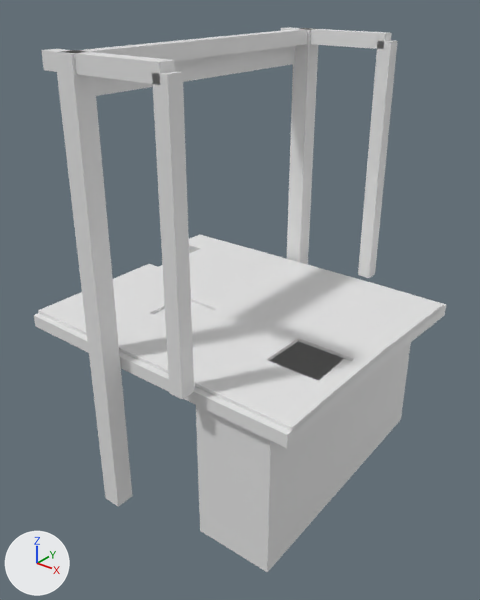
An edit to the glTF model models/hardinxveld-giessendam/hardinxveld-giessendam-brug-6a9da610/hardinxveld-giessendam-brug-6a9da610.glb, drawn before and after from the same camera.
Both versions are drawn from a camera (50 mm lens) standing at (24.7, -30.5, 19.7) and looking at (0.9, -0.6, 1.2). Lighting does not change. The marker at lower left points along +X, +Y and +Z. The picture after the commit comes second.

Script lines for the objects in view, before the commit:
```python
ob_building_balans = bpy.data.objects.new('building:balans', me_balans)
ob_building_balans.location = (0.0, 0.0, 0.0)
ob_building_balans_2 = bpy.data.objects.new('building:balans 2', me_balans_2)
ob_building_balans_2.location = (0.0, 0.0, 0.0)
ob_building_contragewicht = bpy.data.objects.new('building:contragewicht', me_contragewicht)
ob_building_contragewicht.location = (0.0, 0.0, 0.0)
ob_building_hamei = bpy.data.objects.new('building:hamei', me_hamei)
ob_building_hamei.location = (0.0, 0.0, 0.0)
ob_building_hamei_2 = bpy.data.objects.new('building:hamei 2', me_hamei_2)
ob_building_hamei_2.location = (0.0, 0.0, 0.0)
ob_building_hangstang = bpy.data.objects.new('building:hangstang', me_hangstang)
ob_building_hangstang.location = (0.0, 0.0, 0.0)
ob_building_hangstang_2 = bpy.data.objects.new('building:hangstang 2', me_hangstang_2)
ob_building_hangstang_2.location = (0.0, 0.0, 0.0)
ob_building_portaal = bpy.data.objects.new('building:portaal', me_portaal)
ob_building_portaal.location = (0.0, 0.0, 0.0)
ob_road_dek = bpy.data.objects.new('road:dek', me_dek)
ob_road_dek.location = (0.0, 0.0, 0.0)
# also in view: 'road:landhoofd' at (6.8, 0.2, -4.9); 'road:voetpad 2' at (3.0, -2.3, 0.3); 'road:voetpad' at (0.0, 0.0, 0.3)
```
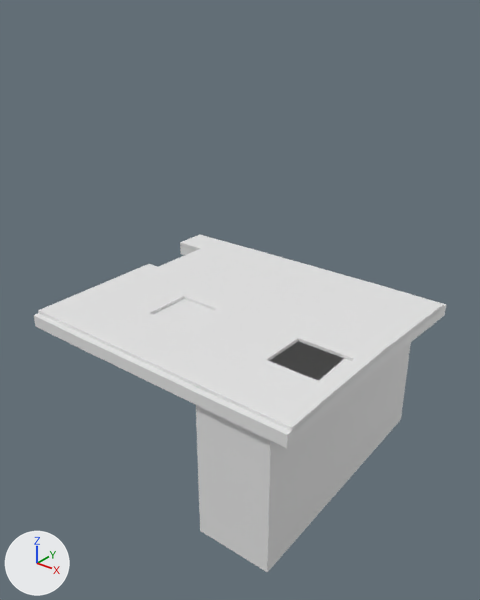
Pixel boxes (x1, y1, x2, y2) of what changed, in the pictures (480 x 600 px):
'building:hamei 2', deleted: before (55, 50, 132, 507)
'building:hangstang 2', deleted: before (152, 71, 194, 399)
'building:hamei', deleted: before (287, 28, 318, 265)
'building:hangstang', deleted: before (358, 40, 398, 278)
'building:portaal', deleted: before (70, 29, 308, 61)
'building:contragewicht', deleted: before (94, 46, 295, 96)
'building:balans 2', deleted: before (41, 49, 175, 85)
'building:balans', deleted: before (281, 27, 392, 49)

The change, as a diff of the scene's bpy script:
```diff
--- a/models/hardinxveld-giessendam/hardinxveld-giessendam-brug-6a9da610/hardinxveld-giessendam-brug-6a9da610.glb.py
+++ b/models/hardinxveld-giessendam/hardinxveld-giessendam-brug-6a9da610/hardinxveld-giessendam-brug-6a9da610.glb.py
@@ ob_building_hamei @@
-ob_building_hamei = bpy.data.objects.new('building:hamei', me_hamei)
-ob_building_hamei.location = (0.0, 0.0, 0.0)
@@ ob_building_hamei_2 @@
-ob_building_hamei_2 = bpy.data.objects.new('building:hamei 2', me_hamei_2)
-ob_building_hamei_2.location = (0.0, 0.0, 0.0)
@@ ob_building_portaal @@
-ob_building_portaal = bpy.data.objects.new('building:portaal', me_portaal)
-ob_building_portaal.location = (0.0, 0.0, 0.0)
@@ ob_building_balans @@
-ob_building_balans = bpy.data.objects.new('building:balans', me_balans)
-ob_building_balans.location = (0.0, 0.0, 0.0)
@@ ob_building_hangstang @@
-ob_building_hangstang = bpy.data.objects.new('building:hangstang', me_hangstang)
-ob_building_hangstang.location = (0.0, 0.0, 0.0)
@@ ob_building_balans_2 @@
-ob_building_balans_2 = bpy.data.objects.new('building:balans 2', me_balans_2)
-ob_building_balans_2.location = (0.0, 0.0, 0.0)
@@ ob_building_hangstang_2 @@
-ob_building_hangstang_2 = bpy.data.objects.new('building:hangstang 2', me_hangstang_2)
-ob_building_hangstang_2.location = (0.0, 0.0, 0.0)
@@ ob_building_contragewicht @@
-ob_building_contragewicht = bpy.data.objects.new('building:contragewicht', me_contragewicht)
-ob_building_contragewicht.location = (0.0, 0.0, 0.0)
```
